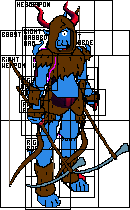
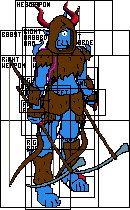
The second 130×210 image is a revision of the first. Changes to its layers:
moved "RightLegging" above "LeftLegging" over <box>51,85,71,149</box>
painted on "RightLegging_001" over <box>51,88,57,92</box>
moved "LeftLegging" above "Body" over <box>51,88,91,149</box>
painted on "LeftLegging_001" over <box>51,88,81,107</box>
painted on "LeftWristBand_001" over <box>78,76,94,95</box>
painted on "LeftGlove_001" over <box>85,94,100,100</box>
painted on "RightBoot_001" over <box>32,152,56,197</box>
painted on "LeftBoot_001" over <box>60,138,80,184</box>
